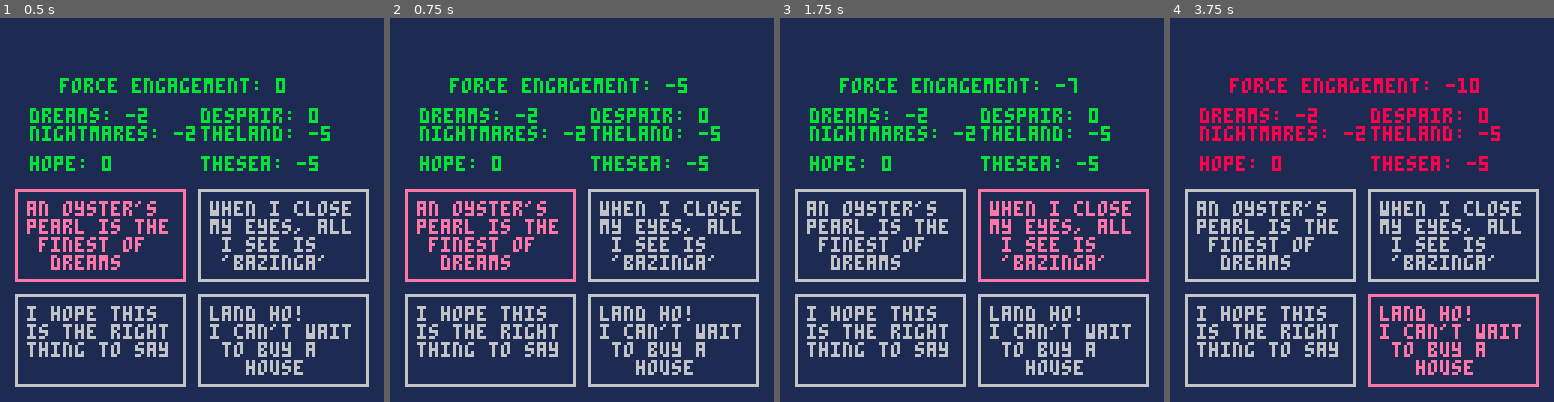
Above: before the commit, frames 1-4 (left to right).
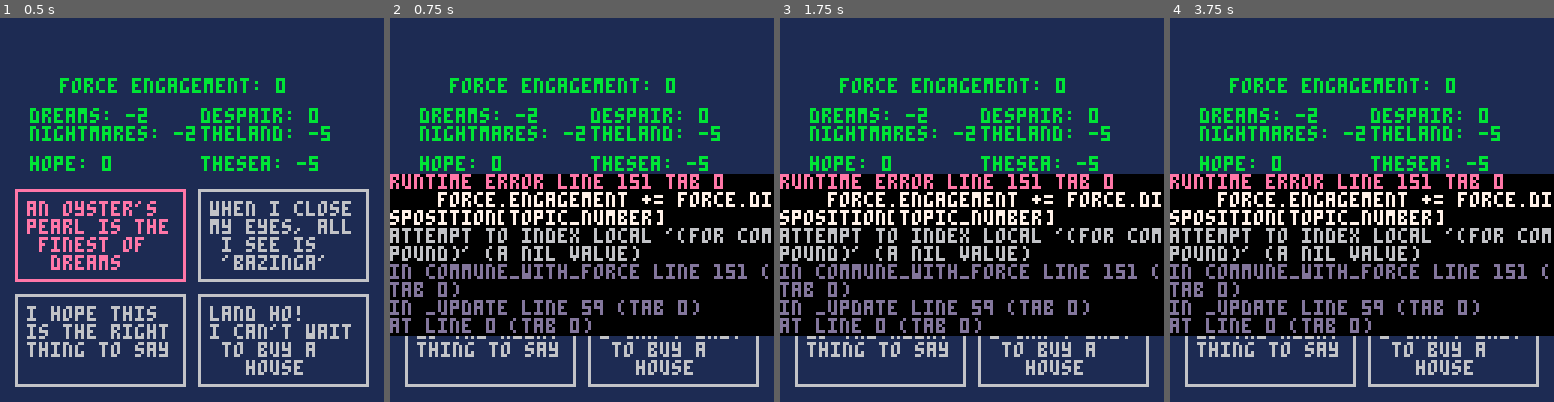
Above: after the commit, the same moments.

Repository: eschmiel/LD49
Game: PICO-8 cartridge ld49.p8
Two runs of this game, one before a commit and one after it. Both use one fixed random seed, a clock stepped at 60 frames per second and the inputs below.
Inputs:
- Up to frame 1 (0.5 s): no input
- Up to frame 2 (0.75 s): tap O (Z key) at 0.7 s
- Up to frame 3 (1.75 s): hold Right from 1.6 s (still down); tap O (Z key) at 1.7 s
- Up to frame 4 (3.75 s): release Right at 2.1 s; tap O (Z key) every 0.4 s from 2.1 to 3.7 s; hold Up 2.15-2.42 s; hold Right 2.47-3.03 s; hold Left 3.08-3.58 s; hold Down from 3.63 s (still down)

Frame 1 is identical in both runs. In frame 2, 42% of the frame differs, in the area x 0-100%, y 15-83%; in frame 3, 42%; in frame 4, 47%, in the area x 0-100%, y 15-97%.
Error after the commit: runtime error line 151 tab 0; force.engagement += force.disposition[topic_number]; attempt to index local '(for compound)' (a nil value)

Commit message:
in the middle of a gnarly refactor of the controls. switching computers though

Diff:
--- /dev/null
+++ b/controls.lua
@@ -0,0 +1,31 @@
+function playControls()
+
+    if (btnp(⬆️)) selected -= 2
+    elseif (btnp(⬅️)) selected -= 1
+    elseif (btnp(⬇️)) selected += 2
+    elseif )btnp(➡️))  selected += 1
+
+    if (selected > 4) selected = 4
+    elseif (selected < 1) selected = 1
+
+    foreach(dialogue_options, set_selected)
+
+    function set_selected(option)
+        if (option.position == selected) option.selected = true
+        else option.selected = false
+    end
+
+    if (btnp(4)) submit_dialogue()
+
+    function submit_dialogue()
+        foreach(dialogue_options, function(option)
+            if (option.selected) foreach(option.topics, function(topic)
+                commune_with_force(cosmic_force, topic)
+            )
+        )
+    end
+
+    function useOption(option)
+        if (option.selected) foreach(option, commune_with_force)
+    end
+end
--- a/ld49.p8
+++ b/ld49.p8
@@ -14,6 +15,8 @@
 	option4 = createtextoption("land ho!\ni can't wait\n to buy a\n   house", {'theland'}, 4)
 
 	selected = 1
+
+	dialogue_options = {option1, option2, option3, option4}
 
 	cosmic_force = generate_cosmic_force()
 end
--- a/test_force.lua
+++ b/test_force.lua
@@ -18,13 +18,17 @@
     return cosmic_force
 end
 
-function commune_with_force(force, topic)
+function commune_with_force(topic)
     topic_number = topics[topic]
 
     force.engagement += force.disposition[topic_number]
 
     if (force.engagement < minimum_engagement) force.engagement = minimum_engagement
     if (force.engagement > maximum_engagement) force.engagement = maximum_engagement
+
+end
+
+function convey_topic_to_force(topic)
 
 end
 
